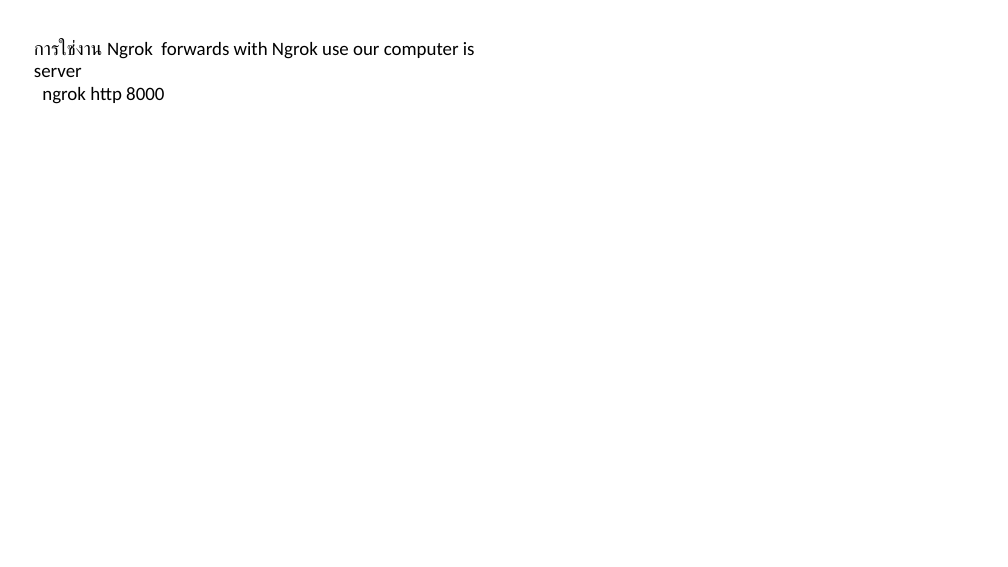
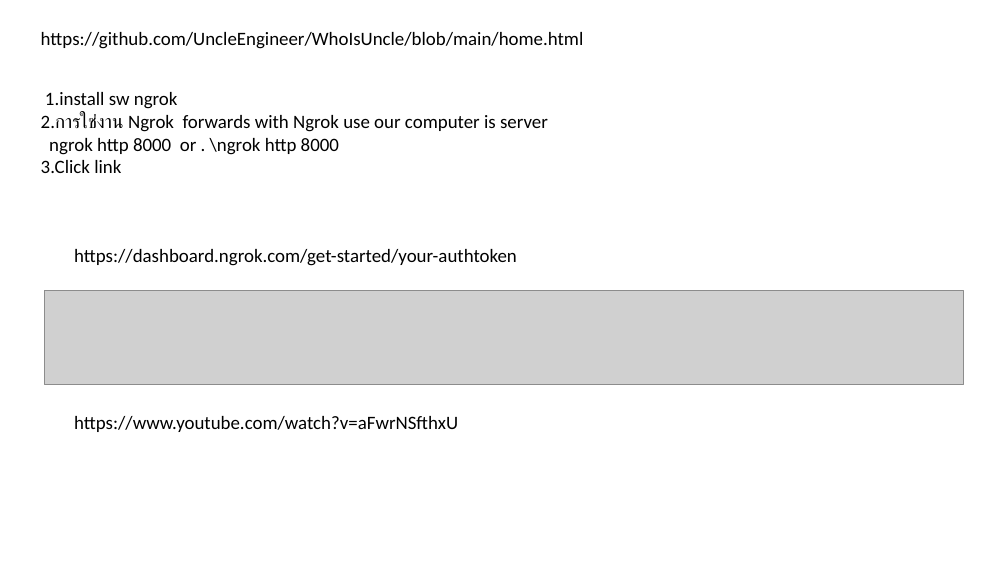
Before and after one commit to Witaya252525/Django_Who-is-Witaya, a slide deck: slide 11 of MEMO.pptx (slide 9 before the commit). Drawn at 1008x567 pixels with LibreOffice and Linux fonts; fonts in the diff are those of the drawing; grey boxes stand for pictures. Boxes give left, top, right and bottom in pixels: in the first picture for what was removed or moved away, otherwise in the second. Text is boxed around its words. In the diff, an @@ line names an element or a change of style, - is before the commit and + after.

```diff
--- a/MEMO.pptx
+++ b/MEMO.pptx
@@ text added at bbox=[41, 32, 584, 49], 18 pt, text #000000 @@
+https://github.com/UncleEngineer/WhoIsUncle/blob/main/home.html
@@ text at bbox=[41, 92, 548, 173]: text changed @@
-การใช่งาน Ngrok forwards with Ngrok use our computer is server
-ngrok http 8000
+1.install sw ngrok
+2.การใช่งาน Ngrok forwards with Ngrok use our computer is server
+ngrok http 8000 or . \ngrok http 8000
+3.Click link
@@ text added at bbox=[74, 249, 517, 266], 18 pt, text #000000 @@
+https://dashboard.ngrok.com/get-started/your-authtoken
@@ picture added at bbox=[45, 291, 964, 385] @@
@@ text added at bbox=[74, 416, 458, 432], 18 pt, text #000000 @@
+https://www.youtube.com/watch?v=aFwrNSfthxU
```
Also in this commit, not shown: 2 other slides changed, 10 slides added.
